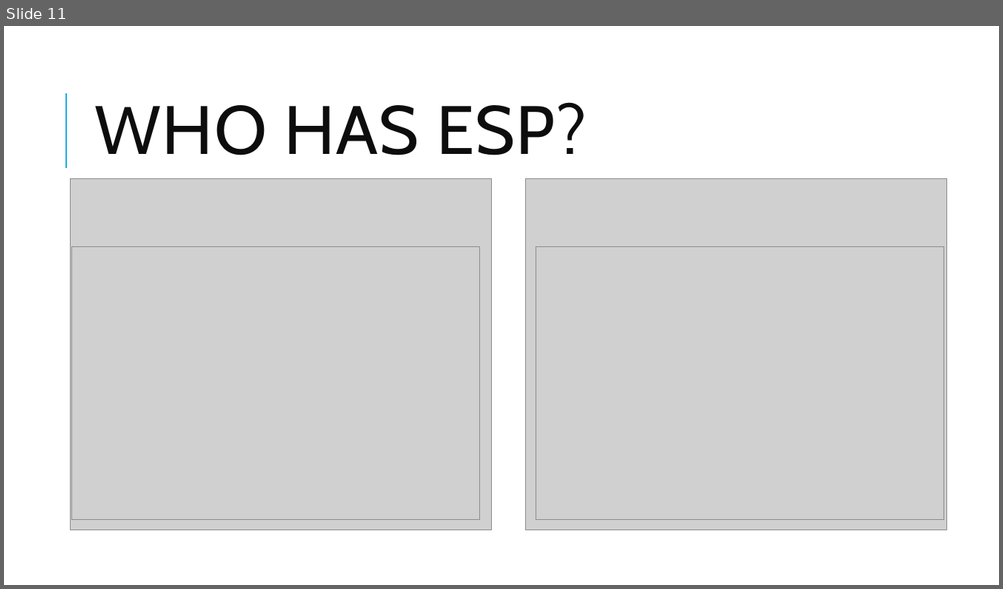
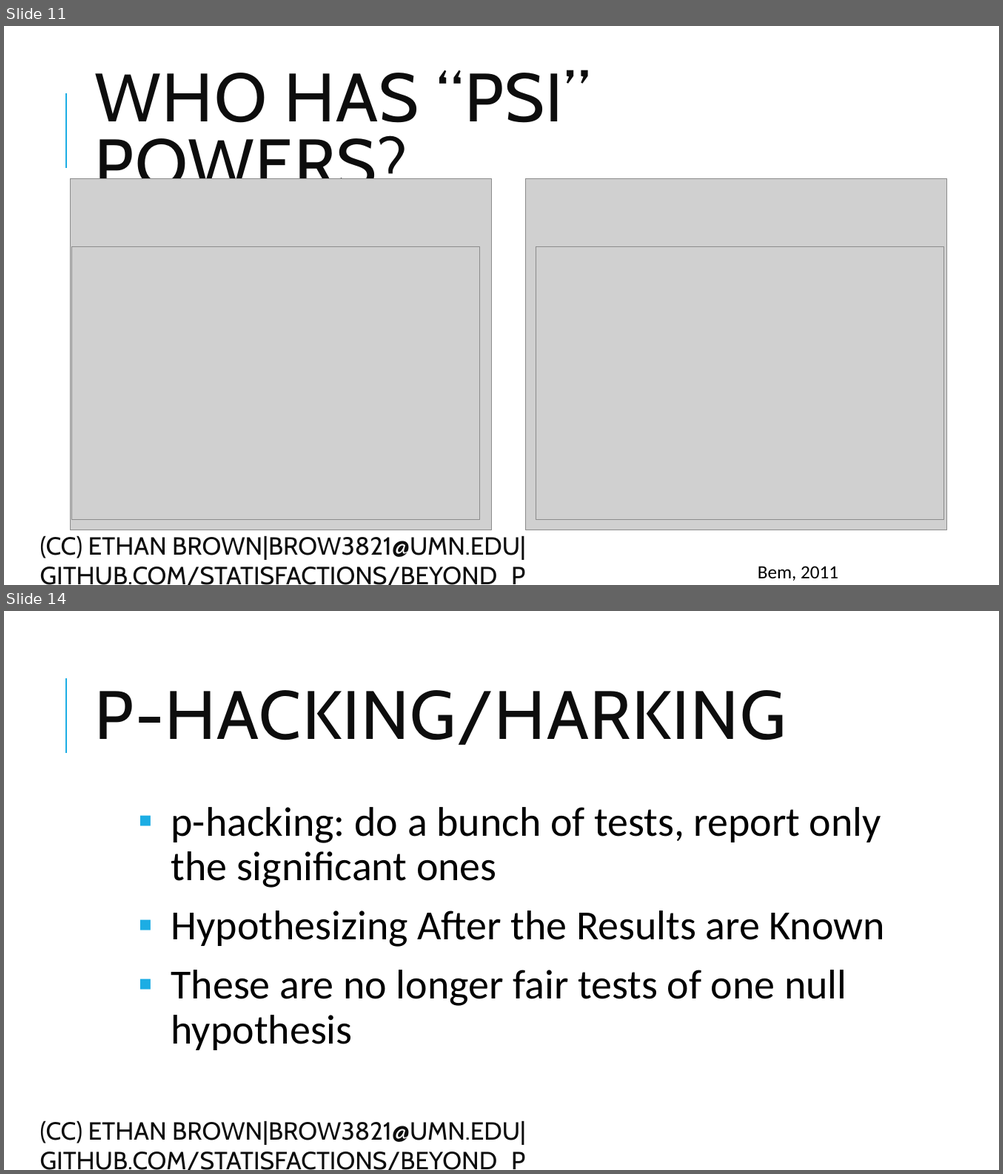
Before and after one commit to statisfactions/beyond_p, a slide deck: Beyond the P-Value.pptx. Shown one above the other, each under a label of ours: slide 11 before the commit, slides 11 and 14 after it; the slides between them are not shown. The pictures are 1003x589 and 1003x1174 pixels, drawn with LibreOffice and Linux fonts; fonts in the diff are those of the drawing; grey boxes stand for pictures. Boxes give left, top, right and bottom in pixels: in the first picture for what was removed or moved away, otherwise in the second. Text is boxed around its words. In the diff, an @@ line names an element or a change of style, - is before the commit and + after.

```diff
--- a/Beyond the P-Value.pptx
+++ b/Beyond the P-Value.pptx
@@ slide 14 added at [4,611,999,1170], background #FFFFFF; not listed: 1 template element that a slide beside it also shows @@
@@ title added at [95,690,785,745], 66 pt, text #0D0D0D @@
+P-HACKING/HARKING
@@ text added at [171,807,885,1051], 40 pt, text #000000 @@
+▪ p-hacking: do a bunch of tests, report only the significant ones
+▪ Hypothesizing After the Results are Known
+▪ These are no longer fair tests of one null hypothesis
@@ text added at [40,1121,526,1170], 24 pt, text #0D0D0D @@
+(CC) ETHAN BROWN|BROW3821@UMN.EDU|GITHUB.COM/STATISFACTIONS/BEYOND_P
@@ slide 11 changed as well @@
@@ title at [95,70,589,179]: text changed @@
-WHO HAS ESP?
+WHO HAS “PSI” POWERS?
@@ text added at [40,536,526,585], 24 pt, text #0D0D0D @@
+(CC) ETHAN BROWN|BROW3821@UMN.EDU|GITHUB.COM/STATISFACTIONS/BEYOND_P
@@ text added at [757,566,838,581], 18 pt, text #000000 @@
+Bem, 2011
```
Also in this commit, not shown: 11 other slides changed, 15 other slides added, 2 slides removed, 7 other files.
